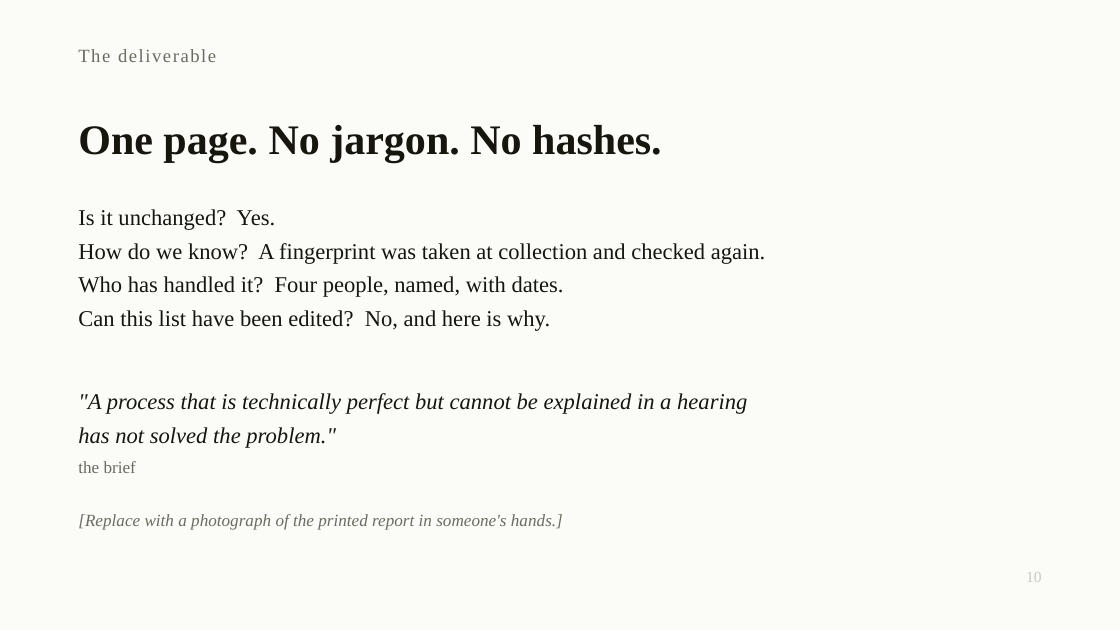
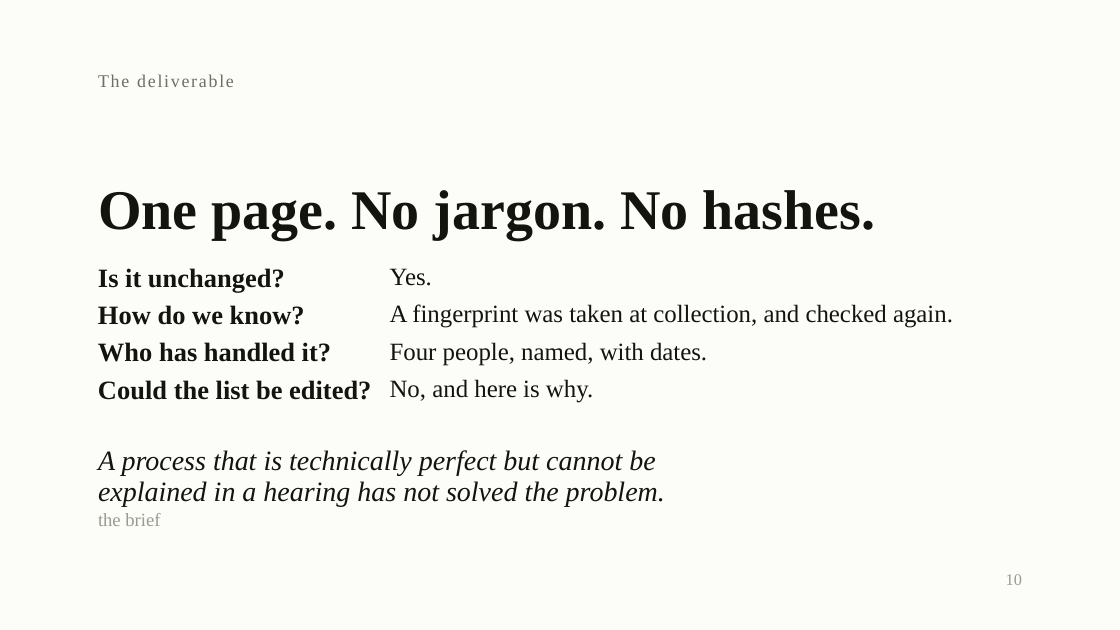
Before and after one commit to devLipeunim/custody-api, a slide deck: slide 10 of deck/custody-deck.pptx. Drawn at 1120x630 pixels with LibreOffice and Linux fonts; fonts in the diff are those of the drawing. Boxes give left, top, right and bottom in pixels: in the first picture for what was removed or moved away, otherwise in the second. Text is boxed around its words. In the diff, an @@ line names an element or a change of style, - is before the commit and + after.

```diff
--- a/deck/custody-deck.pptx
+++ b/deck/custody-deck.pptx
@@ background #FBFBF8 to #FCFCF9 @@
@@ text "The deliverable": place and size @@
-text "The deliverable" at (78,49,216,62)
+text "The deliverable" at (98,74,234,87)
@@ text "The deliverable" at (98,74,234,87): size 12 to 11.5 pt, text colour #6B6B60 to #6E6E63, letter spacing 1 to 1.1 pt; vertical alignment middle to top @@
@@ text "One page. No jargon. No ...": place and size @@
-text "One page. No jargon. No ..." at (78,125,662,163)
+text "One page. No jargon. No ..." at (98,190,876,239)
@@ text "One page. No jargon. No ..." at (98,190,876,239): size 27 to 36 pt, text colour #16160F to #14140E; line spacing 1.12 to 1 @@
@@ text at (98,268,285,293): text changed; size 14.5 to 17 pt; text colour #16160F to #14140E; bold on @@
-Is it unchanged? Yes.
-How do we know? A fingerprint was taken at collection and checked again.
-Who has handled it? Four people, named, with dates.
-Can this list have been edited? No, and here is why.
+Is it unchanged?
@@ text added at (390,268,432,286), 16 pt, text #14140E @@
+Yes.
@@ text added at (98,305,305,325), 17 pt, text #14140E, bold @@
+How do we know?
@@ text at (390,304,953,328): text changed; size 11 to 16 pt; text colour #6B6B60 to #14140E; italic off @@
-[Replace with a photograph of the printed report in someone's hands.]
+A fingerprint was taken at collection, and checked again.
@@ text added at (98,342,331,362), 17 pt, text #14140E, bold @@
+Who has handled it?
@@ text added at (390,342,707,366), 16 pt, text #14140E @@
+Four people, named, with dates.
@@ text added at (98,380,371,400), 17 pt, text #14140E, bold @@
+Could the list be edited?
@@ text added at (390,379,593,403), 16 pt, text #14140E @@
+No, and here is why.
@@ text "A process that is technically ..." at (98,450,655,476): vertical alignment middle to top @@
@@ text at (98,450,655,476): text changed; size 14.5 to 18 pt; text colour #16160F to #14140E @@
-"A process that is technically perfect but cannot be explained in a hearing
-has not solved the problem."
+A process that is technically perfect but cannot be
@@ text "the brief": place and size @@
-text "the brief" at (78,461,136,473)
+text "the brief" at (98,513,160,526)
@@ text "the brief" at (98,513,160,526): size 11 to 12 pt, text colour #6B6B60 to #9A9A90; vertical alignment middle to top @@
@@ text added at (98,481,665,506), 18 pt, text #14140E, italic @@
+explained in a hearing has not solved the problem.
@@ text "10": place and size @@
-text "10" at (1026,572,1042,582)
+text "10" at (1006,574,1022,585)
@@ text "10" at (1006,574,1022,585): size 10 to 10.5 pt, text colour #C9C9BF to #9A9A90; vertical alignment middle to top @@
```
Also in this commit, not shown: 11 other slides changed, 1 slide added, 1 slide removed, 4 other files.
